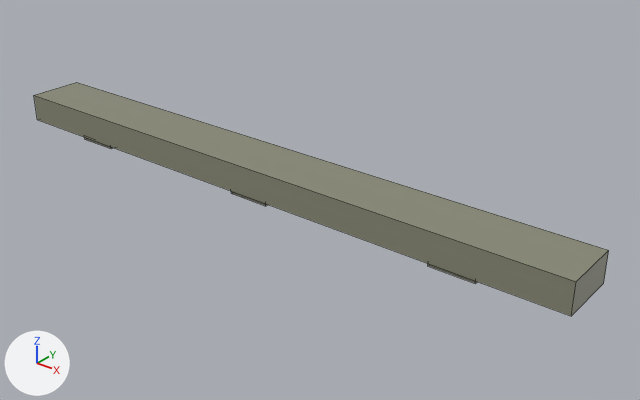
What one commit did to the FBX model unity/Assets/Models/Paths/p234/pillar_cap.fbx.
One viewpoint serves both versions: a 50 mm camera at (17.7, -19.4, 10.3) aimed at (1.5, 0.9, -2.3). Lighting does not change. The marker at lower left points along +X, +Y and +Z. The older version comes first. Mesh edges are drawn as thin lines. Where no turn or scale is listed for an object, it has been applied to the vertices.

Names of what the first picture shows: 'pillar_cap.005'.
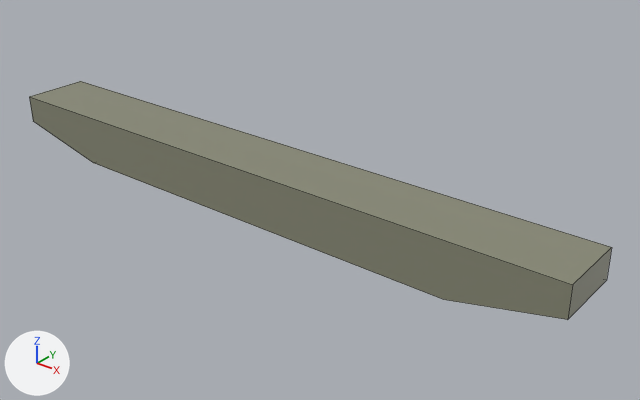
Patch to the scene script:
```diff
--- a/unity/Assets/Models/Paths/p234/pillar_cap.fbx.py
+++ b/unity/Assets/Models/Paths/p234/pillar_cap.fbx.py
@@ me_p233_pillar_cap_001 @@
 # used by ob_pillar_cap_005; location = (0.0, 0.0, 0.0)
-me_p233_pillar_cap_001.from_pydata(...)  # 32 vertices, 24 faces; spans x -11.0..11.0, y -1.0..1.0, z -2.1..-0.9
+me_p233_pillar_cap_001.from_pydata(...)  # 12 vertices, 8 faces; spans x -11.0..11.0, y -1.2..1.2, z -2.8..-0.9
+# me_p233_pillar_cap_001 part 1: the loose piece of 8 vertices spanning x -11.0..11.0, y -1.0..1.0, z -2.0..-0.9 is rebuilt with 12 vertices and now spans x -11.0..11.0, y -1.2..1.2, z -2.8..-0.9
+# me_p233_pillar_cap_001 part 2: the loose piece of 8 vertices spanning x -8.2..-6.8, y -0.9..0.9, z -2.1..-1.9 is deleted
+# me_p233_pillar_cap_001 part 3: the loose piece of 8 vertices spanning x -0.8..0.8, y -0.9..0.9, z -2.1..-1.9 is deleted
+# me_p233_pillar_cap_001 part 4: the loose piece of 8 vertices spanning x 6.8..8.2, y -0.9..0.9, z -2.1..-1.9 is deleted
 me_p233_pillar_cap_001.materials.append(mat_path_concrete)
```

Where the change shows, as pixel boxes (x1, y1, x2, y2) in the pictures (640 x 400 px):
'pillar_cap.005', reshaped: before (34, 82, 609, 316); after (29, 81, 612, 320)
part 1 of me_p233_pillar_cap_001, rebuilt: before (34, 82, 609, 316); after (29, 81, 612, 320)
part 2 of me_p233_pillar_cap_001, deleted: before (85, 137, 113, 149)
part 3 of me_p233_pillar_cap_001, deleted: before (231, 191, 268, 206)
part 4 of me_p233_pillar_cap_001, deleted (mostly hidden): before (428, 264, 477, 284)
